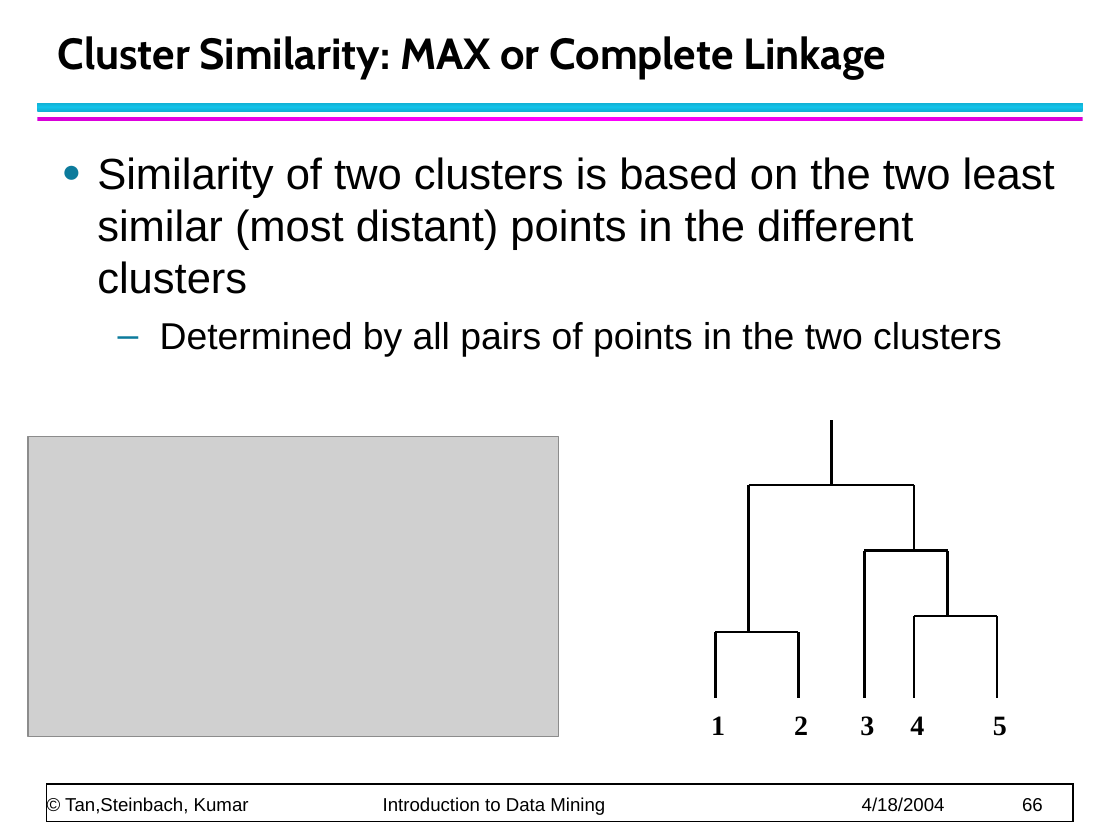
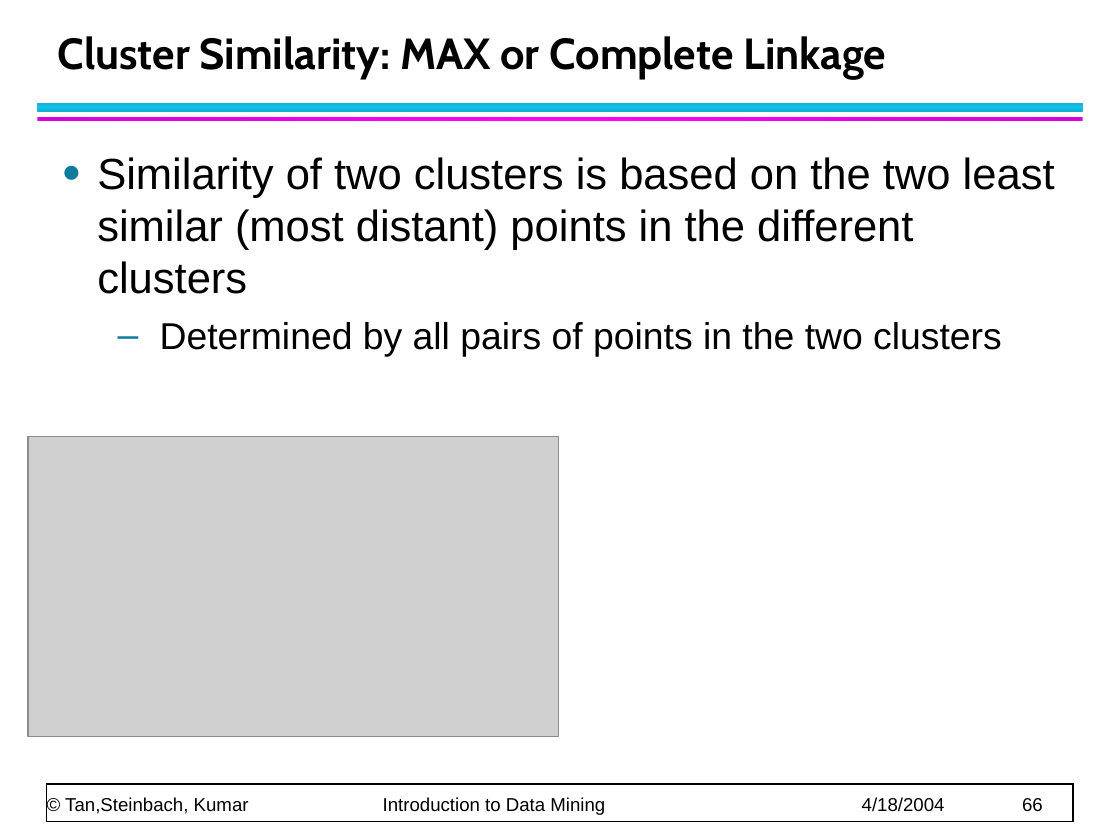
Before and after one commit to CMPT300/CMPT300.github.io, a slide deck: slide 66 of handouts/clustering/chap8_basic_cluster_analysis_part1.pptx. Drawn at 1120x840 pixels with LibreOffice and Linux fonts; fonts in the diff are those of the drawing; grey boxes stand for pictures. Boxes give left, top, right and bottom in pixels: in the first picture for what was removed or moved away, otherwise in the second. Text is boxed around its words. In the diff, an @@ line names an element or a change of style, - is before the commit and + after.

```diff
--- a/handouts/clustering/chap8_basic_cluster_analysis_part1.pptx
+++ b/handouts/clustering/chap8_basic_cluster_analysis_part1.pptx
@@ group removed at (x1=711, y1=420, x2=1007, y2=736): 16 lines, 5 texts @@
-1
-2
-3
-4
-5
```
Also in this commit, not shown: 6 other files.
